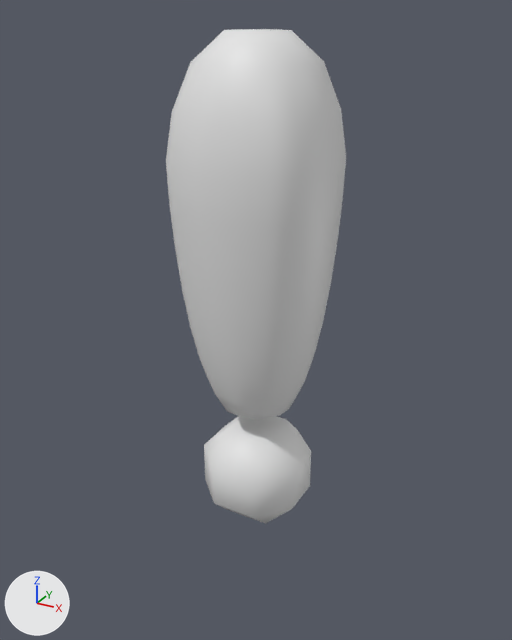
A saved change to the Blender file Assets/BlenderModels/admiracion.blend.
Rendered twice from a camera (50 mm lens) standing at (6.9, -12.61, 13.01) and looking at (-0.12, 0.16, 6.63). The axes (+X, +Y, +Z) are drawn at lower left. The lights are the same throughout.
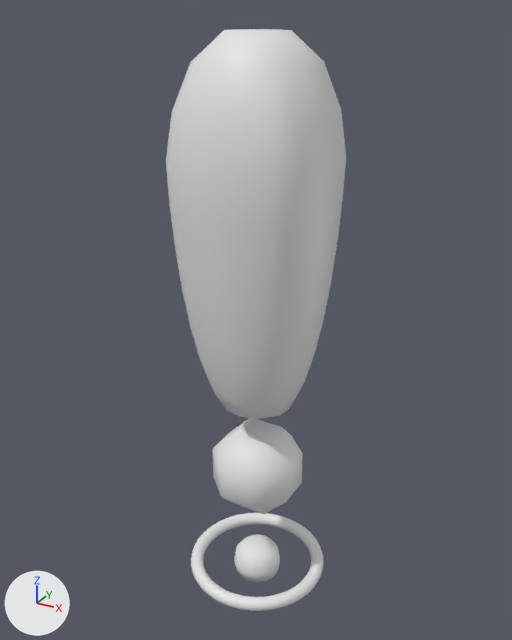
Where the newer file only moved an object's origin or applied its transform, the numbers keep the older frame.

Changed parts and their boxes [x1, y1, x2, y2] in the pictures (512 x 640 px):
'Cube.003', hidden: before [204, 416, 311, 524]
'outerRing', added: after [191, 513, 324, 611]
'outerSpot', added: after [234, 535, 280, 582]
'Cube.001', unchanged, uncovered by the edit: after [213, 418, 303, 514]

Diff of the bpy script that builds the scene:
```diff
--- a/Assets/BlenderModels/admiracion.blend.py
+++ b/Assets/BlenderModels/admiracion.blend.py
@@ me_cylinder @@
+me_cylinder.from_pydata(...)  # 192 vertices, 162 faces; spans x -0.59..0.59, y -0.59..0.59, z -0.286..0.517
@@ me_torus @@
+me_torus.from_pydata(...)  # a torus around z (ring radius 1.55, tube radius 0.16) spanning x -1.71..1.71, y -1.71..1.71, z -0.16..0.16
@@ ob_cube_003 @@
 ob_cube_003.scale = (1.19, 1.19, 1.19)
+ob_cube_003.hide_set(True)
@@ ob_outerspot @@
+ob_outerspot = bpy.data.objects.new('outerSpot', me_cylinder)
+ob_outerspot.location = (0.0, 0.0, 0.0)
@@ ob_outerring @@
+ob_outerring = bpy.data.objects.new('outerRing', me_torus)
+ob_outerring.location = (0.0, 0.0, 0.0)
```
